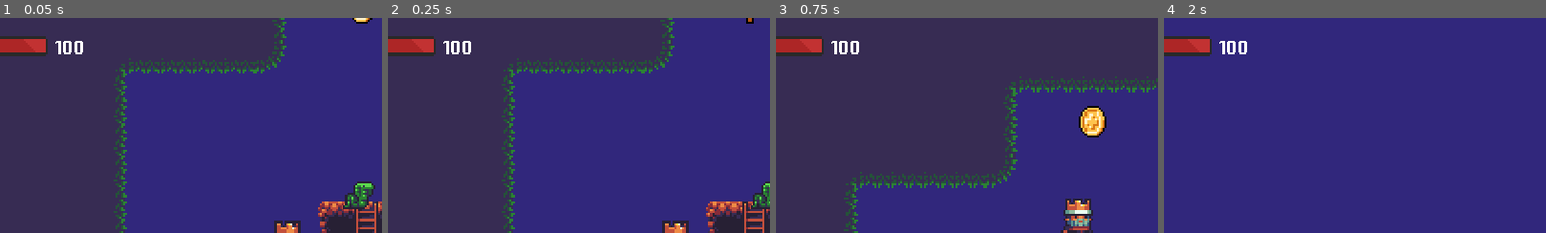
Above: before the commit, frames 1-4 (left to right).
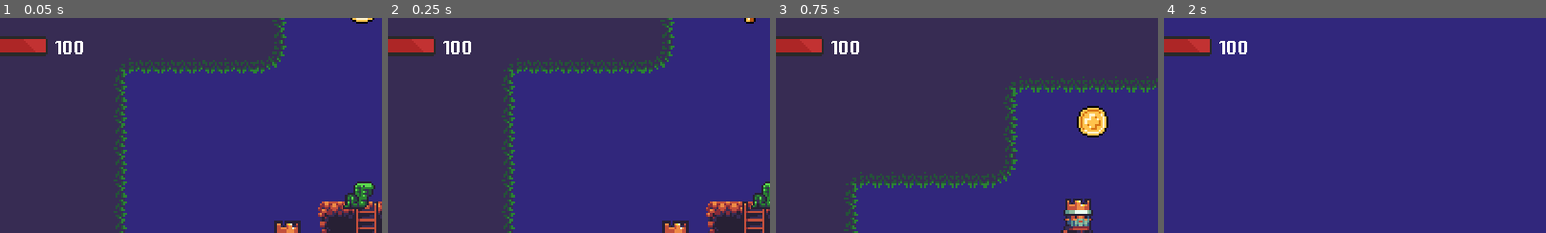
Above: after the commit, the same moments.

Repository: squach90/ForestPlatformerGodot
Game: Godot game, scene res://main.tscn
Two runs of this game, one before a commit and one after it. Both use one fixed random seed, a clock stepped at 60 frames per second and the inputs below.
Inputs:
- Up to frame 1 (0.05 s): no input
- Up to frame 2 (0.25 s): no input
- Up to frame 3 (0.75 s): tap Enter (ui_accept) at 0.5 s; hold Right (ui_right) from 0.53 s (still down); tap K (K) at 0.6 s
- Up to frame 4 (2 s): keep holding Right (ui_right); tap Enter (ui_accept) at 0.77, 1.52 s; tap K (K) at 1.35 s
The pictures show only the part of the screen within x 12-62%, y 0-50%; the shares and areas given below are measured in that part.

The runs differ from the first frame. In frame 1, less than 0.1% of the frame differs, in the area x 91-98%, y 0-2%; in frame 2, less than 0.1%; in frame 3, 0.5%, in the area x 78-87%, y 41-55%; in frame 4, nothing differs.

Commit message:
Add coin sound and fix (queue_free)

Diff:
--- a/coin.gd
+++ b/coin.gd
@@ -5,5 +5,6 @@
 
 func _on_body_entered(body):
 	if body.name == "Player":
+		%CoinSound.play()
 		Global.coin += 1
 		queue_free()
--- a/coin.tscn
+++ b/coin.tscn
@@ -1,7 +1,8 @@
-[gd_scene load_steps=11 format=3 uid="uid://ja4rxb7t3ys7"]
+[gd_scene load_steps=12 format=3 uid="uid://ja4rxb7t3ys7"]
 
 [ext_resource type="Texture2D" uid="uid://bppkrq1d6uj1h" path="res://Assets/Sprite/Spritesheet pièce 96x16.png" id="1_susc3"]
 [ext_resource type="Script" path="res://coin.gd" id="1_yqw1c"]
+[ext_resource type="AudioStream" uid="uid://dfx24w0t3nfey" path="res://Assets/Music/Coin pickup sound.mp3" id="3_o1jmi"]
 
 [sub_resource type="AtlasTexture" id="AtlasTexture_xnckn"]
 atlas = ExtResource("1_susc3")
@@ -61,9 +62,12 @@
 
 [node name="AnimatedSprite2D" type="AnimatedSprite2D" parent="."]
 sprite_frames = SubResource("SpriteFrames_tn6du")
-frame_progress = 0.96525
+frame_progress = 0.190632
 
 [node name="CollisionShape2D" type="CollisionShape2D" parent="."]
 shape = SubResource("CircleShape2D_an4ef")
 
+[node name="AudioStreamPlayer2D" type="AudioStreamPlayer2D" parent="."]
+stream = ExtResource("3_o1jmi")
+
 [connection signal="body_entered" from="." to="." method="_on_body_entered"]
--- a/main.tscn
+++ b/main.tscn
@@ -8,6 +8,7 @@
 [ext_resource type="Script" path="res://MainMusic.gd" id="5_8dyyw"]
 [ext_resource type="PackedScene" uid="uid://ja4rxb7t3ys7" path="res://coin.tscn" id="5_gp0e6"]
 [ext_resource type="PackedScene" uid="uid://gv43oaso6lyt" path="res://dead_zone.tscn" id="6_0iihx"]
+[ext_resource type="AudioStream" uid="uid://dfx24w0t3nfey" path="res://Assets/Music/Coin pickup sound.mp3" id="6_qcmqo"]
 
 [sub_resource type="TileSetAtlasSource" id="TileSetAtlasSource_5e0o7"]
 texture = ExtResource("1_ibqob")
@@ -697,6 +698,10 @@
 autoplay = true
 script = ExtResource("5_8dyyw")
 
+[node name="CoinSound" type="AudioStreamPlayer2D" parent="Player"]
+unique_name_in_owner = true
+stream = ExtResource("6_qcmqo")
+
 [node name="Snake" parent="." node_paths=PackedStringArray("player") instance=ExtResource("4_j65jd")]
 position = Vector2(34, -28)
 player = NodePath("../Player")
Not shown, added: Assets/Music/Coin pickup sound.mp3.import
Not shown: 1 places in main.tscn that only renumber resources
Not shown, added: Assets/Music/Coin pickup sound.mp3
